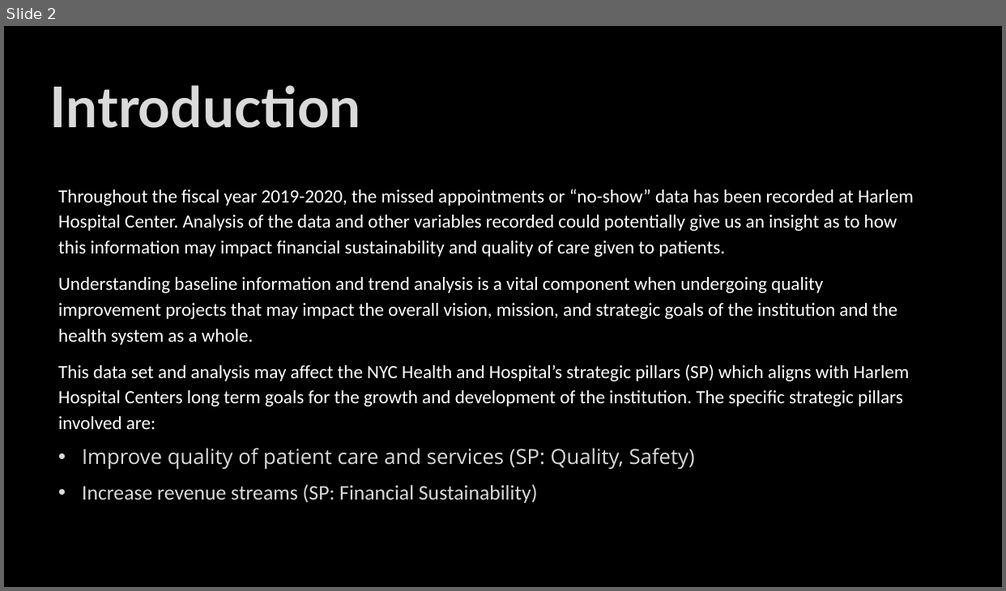
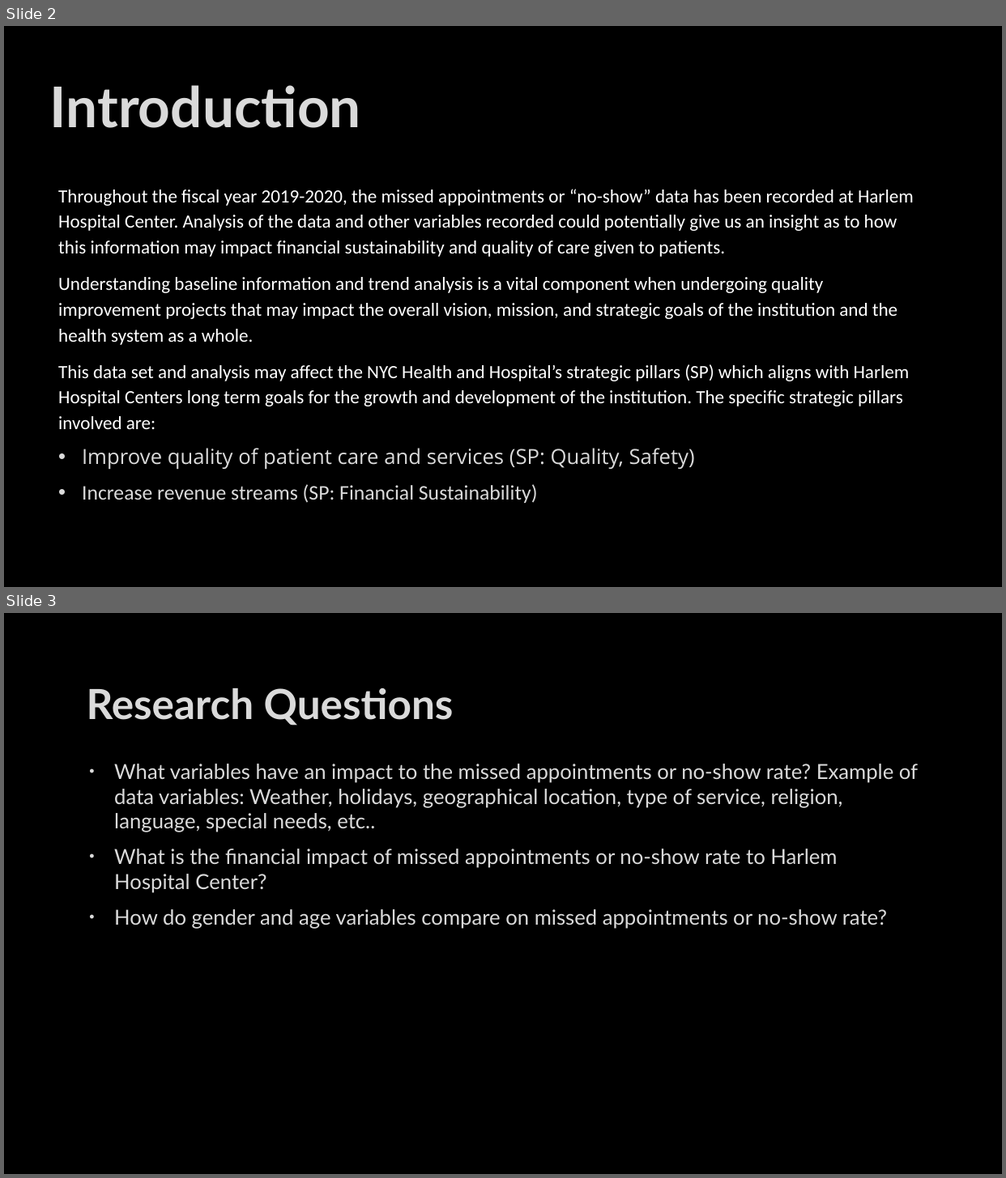
Before and after one commit to mgmboyd/DA-Capstone-Project, a slide deck: FINAL CAPSTONE PROJECT FILES/BB Final Capstone Project - PPTX Presentation.pptx. Shown one above the other, each under a label of ours: slide 2 before the commit, slides 2 and 3 after it. The pictures are 1006x591 and 1006x1178 pixels, drawn with LibreOffice and Linux fonts; fonts in the diff are those of the drawing; background and template pictures are left out. Boxes give left, top, right and bottom in pixels: in the first picture for what was removed or moved away, otherwise in the second. Text is boxed around its words. In the diff, an @@ line names an element or a change of style, - is before the commit and + after.

```diff
--- a/FINAL CAPSTONE PROJECT FILES/BB Final Capstone Project - PPTX Presentation.pptx
+++ b/FINAL CAPSTONE PROJECT FILES/BB Final Capstone Project - PPTX Presentation.pptx
@@ slide 3 added at box(4, 613, 1002, 1174), background picture (left out) @@
@@ title added at box(87, 688, 454, 726), 40 pt, text #DADADA, bold @@
+Research Questions
@@ text added at box(114, 764, 918, 929), 20 pt, text #DADADA @@
+• What variables have an impact to the missed appointments or no-show rate? Example of data variables: Weather, holidays, geographical location, type of service, religion, language, special needs, etc..
+• What is the financial impact of missed appointments or no-show rate to Harlem Hospital Center?
+• How do gender and age variables compare on missed appointments or no-show rate?
```
Also in this commit, not shown: 7 slides changed, 3 other slides added, 1 slide removed, 1 other file.
